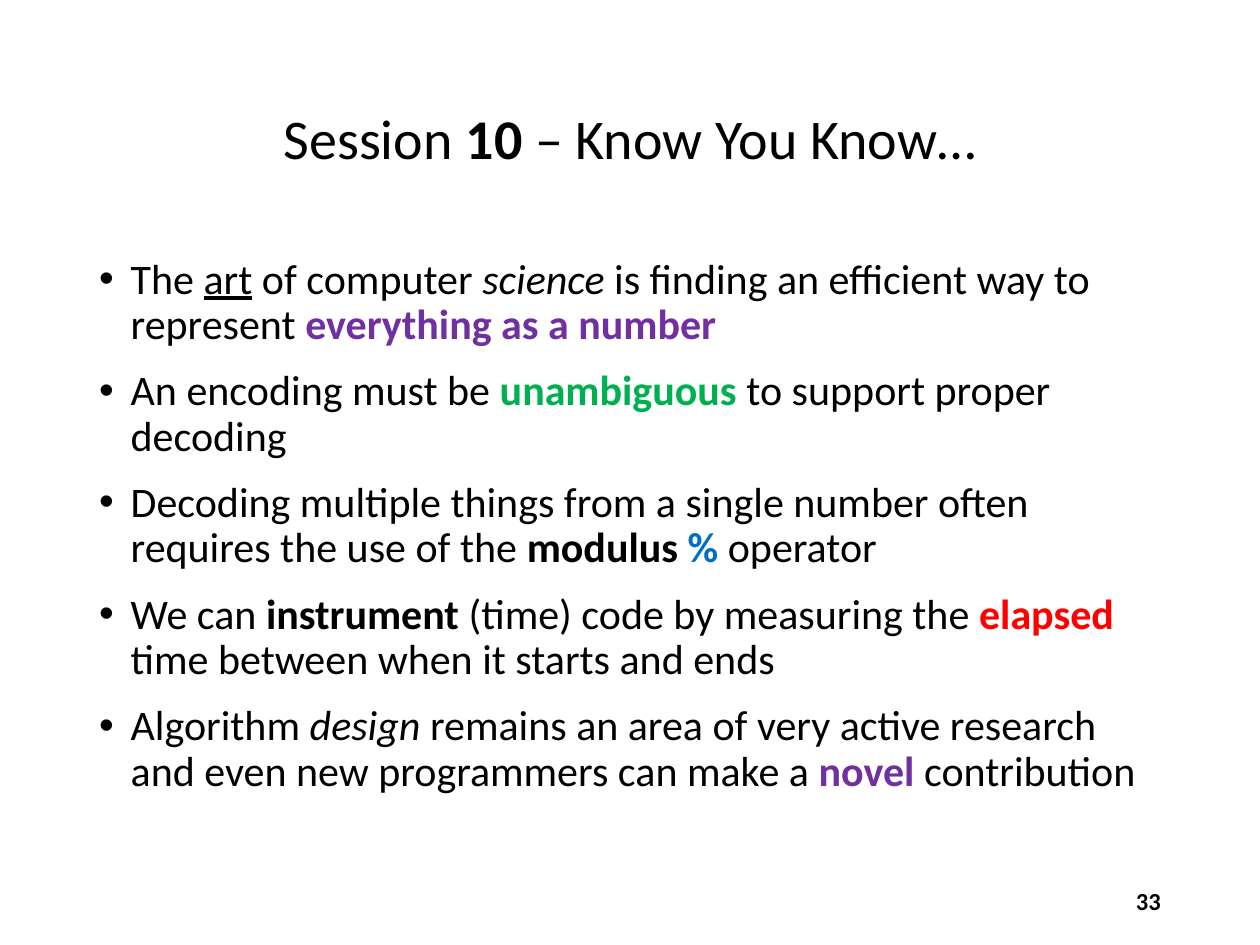
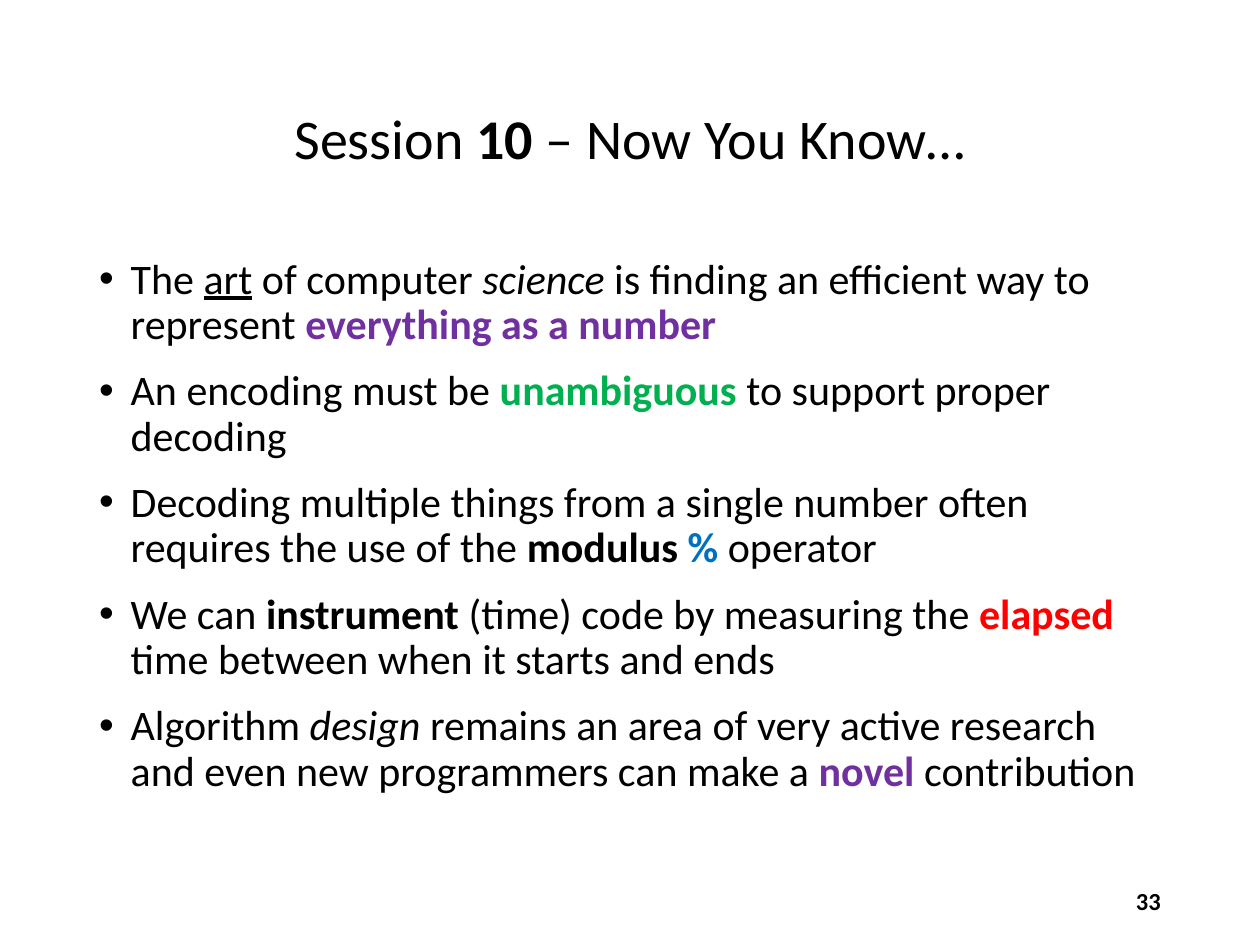
Before and after one commit to dbiersach/scicomp101, a slide deck: slide 33 of Session 10 - Random Numbers and Algorithms/Session 10 - Random Numbers and Algorithms.pptx. Drawn at 1260x945 pixels with LibreOffice and Linux fonts; fonts in the diff are those of the drawing. Boxes give left, top, right and bottom in pixels: in the first picture for what was removed or moved away, otherwise in the second. Text is boxed around its words. In the diff, an @@ line names an element or a change of style, - is before the commit and + after.

```diff
--- a/Session 10 - Random Numbers and Algorithms/Session 10 - Random Numbers and Algorithms.pptx
+++ b/Session 10 - Random Numbers and Algorithms/Session 10 - Random Numbers and Algorithms.pptx
@@ title at bbox=[294, 120, 965, 160]: text changed @@
-Session 10 – Know You Know…
+Session 10 – Now You Know…
```
Also in this commit, not shown: 3 other files.
